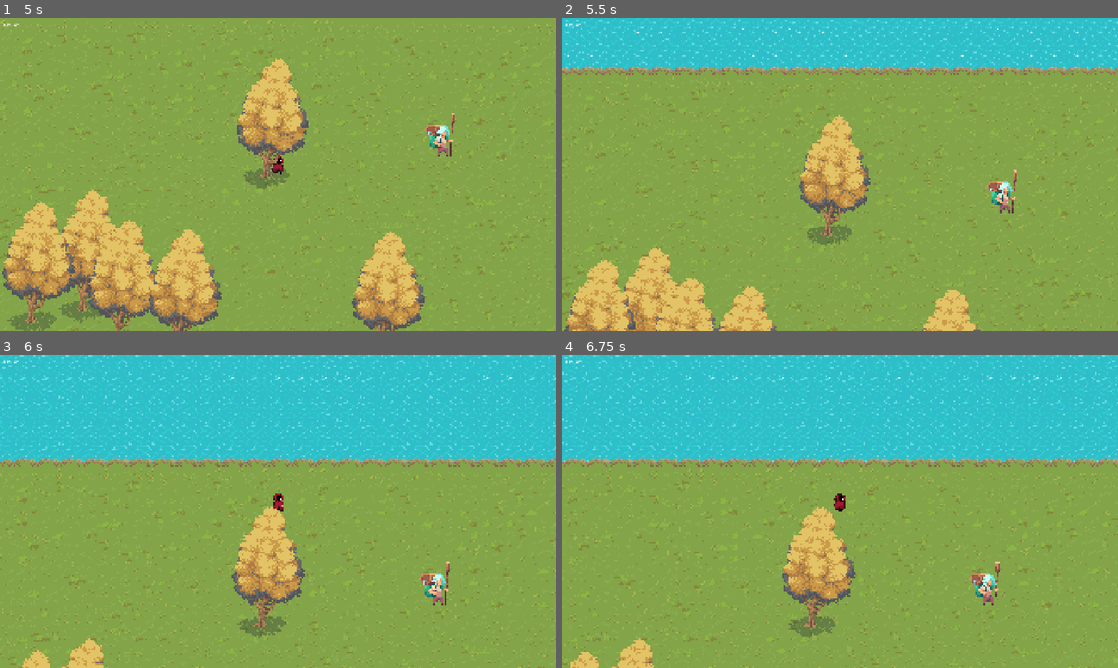
Above: before the commit, frames 1-4 (two rows, left to right).
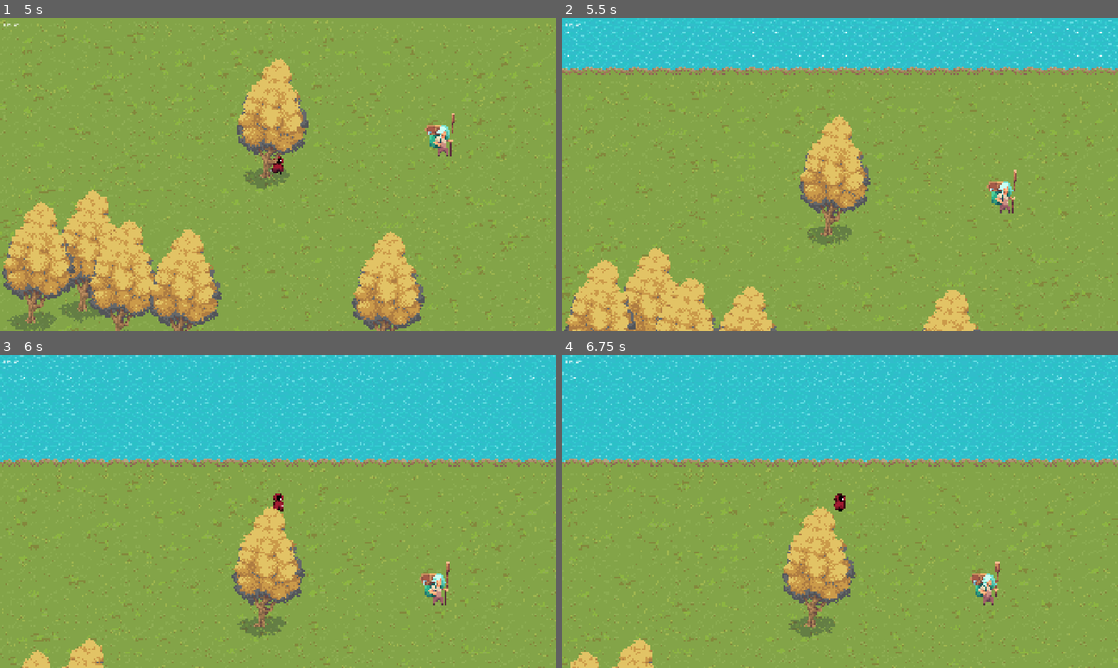
Above: after the commit, the same moments.

Repository: nxtdv/projectb_godot
Game: Godot game, scene res://scenes/main.tscn
Same seed, same stepped clock (60 frames per second), same inputs: the game is played once before the commit and once after it.
Inputs (mouse positions are in pixels of both pictures, inside the frame that each line leads up to):
- Up to frame 1 (5 s): move the mouse to (250, 237) at 0.52 s; hold Shift (Sprint) 0.53-1.28 s; hold W (Up) 0.53-2.03 s; click (250, 237) at 0.6 s; move the mouse to (444, 221) at 1.27 s; tap Shift (Sprint) at 1.35 s; click (444, 221) at 1.55 s; move the mouse to (111, 127) at 2.02 s; hold Shift (Sprint) 2.03-2.78 s; hold A (Left) 2.03-3.53 s; click (111, 127) at 2.1 s; move the mouse to (305, 174) at 2.77 s; tap E (Interact) at 2.85 s; click (305, 174) at 3.05 s; move the mouse to (194, 96) at 3.52 s; hold S (Down) 3.53-4.28 s; hold Shift (Sprint) 3.53-4.28 s; move the mouse to (400, 158) at 4.27 s; hold D (Right) from 4.28 s (still down); click (400, 158) at 4.35 s
- Up to frame 2 (5.5 s): move the mouse to (728, 190) at 5.02 s; release D (Right) at 5.03 s; hold W (Up) from 5.03 s (still down); hold Shift (Sprint) from 5.03 s (still down)
- Up to frame 3 (6 s): move the mouse to (333, 442) at 5.77 s; release W (Up) at 5.78 s; release Shift (Sprint) at 5.78 s; hold D (Right) from 5.78 s (still down); click (333, 442) at 5.85 s
- Up to frame 4 (6.75 s): keep holding D (Right); move the mouse to (812, 574) at 6.52 s; hold Shift (Sprint) from 6.53 s (still down); tap E (Interact) at 6.6 s

Frame 1 is identical in both runs. In frame 2, 0.4% of the frame differs, in the area x 0-100%, y 0-15%; in frame 3, 0.7%; in frame 4, 0.8%, in the area x 0-100%, y 0-32%.

Commit message:
feat(player): enhance player controller with animations, sound, and state management
- added comprehensive player state management for movement, sprinting, and attacking
- improved material-based footstep sound detection with caching optimization
- refined animation logic with state-driven transitions and event-based footstep triggers
- introduced movement locking during attacks and improved sprite flipping
- added robust error handling for missing dependencies like AnimationPlayer and Sprite2D
- updated tile material lookup with position caching for performance boost
- enhanced code readability and maintainability with modular, documented methods

Diff:
--- a/scripts/player.gd
+++ b/scripts/player.gd
@@ -1,87 +1,229 @@
 extends CharacterBody2D
+
+## Player Controller
+##
+## Handles player movement, animations, and footstep audio based on surface materials.
+## Supports walking, sprinting, and attacking with proper state management.
+##
+## Features:
+## - Movement with walk/sprint speeds
+## - Surface material detection for footstep sounds
+## - Attack system with movement lockout
+## - Animation state management
+## - Automatic sprite flipping based on movement direction
+##
+## Requirements:
+## - AnimationPlayer with "idle", "walk", "sprint", and "attack" animations
+## - Footstep animation events calling _on_footstep_left() and _on_footstep_right()
+## - TileMap with custom data "material" for surface detection
+## - AudioManager autoload for footstep sounds
 
 @onready var sprite_2d: Sprite2D = $Sprite2D
 @onready var animation_player: AnimationPlayer = $AnimationPlayer
 @onready var tile_map_layer: TileMapLayer = $"../TilemapLayers/TileMapLayer"
-const WALK_SPEED: float                   = 100.0
-const SPRINT_SPEED: float                 = 250.0
-const FALLBACK_MATERIAL: String           = "grass"
-var is_attacking: bool                    = false
-var can_move: bool                        = true
-
-
+## Movement speeds
+const WALK_SPEED: float   = 100.0
+const SPRINT_SPEED: float = 250.0
+## Fallback surface material when none is detected
+const FALLBACK_MATERIAL: String = "grass"
+## Player state flags
+var is_attacking: bool = false
+var can_move: bool     = true
+## Current movement state for footstep detection
+var _current_movement_state: String = "idle"
+## Cache for the last detected surface material to avoid unnecessary lookups
+var _cached_surface_material: String = FALLBACK_MATERIAL
+var _last_tile_position: Vector2i    = Vector2i.MAX  # Invalid position to force initial check
+
+
+## Initialize player and validate dependencies
 func _ready() -> void:
 	add_to_group("player")
+	_connect_signals()
+	_validate_dependencies()
+
+
+## Connect necessary signals with error handling
+func _connect_signals() -> void:
+	if not animation_player:
+		push_error("AnimationPlayer node not found at path '$AnimationPlayer'")
+		return
+
 	if not animation_player.animation_finished.is_connected(_on_animation_player_animation_finished):
 		animation_player.animation_finished.connect(_on_animation_player_animation_finished)
 
+
+## Validate required node dependencies
+func _validate_dependencies() -> void:
 	if not tile_map_layer:
-		push_error("TileMapLayer introuvable au chemin '../TilemapLayers/TileMapLayer'")
-
-
+		push_error("TileMapLayer not found at path '../TilemapLayers/TileMapLayer'")
+		push_error("Surface material detection will use fallback material: " + FALLBACK_MATERIAL)
+
+	if not sprite_2d:
+		push_error("Sprite2D node not found - sprite flipping will not work")
+
+	if not animation_player:
+		push_error("AnimationPlayer node not found - animations will not work")
+
+
+## Main physics update loop
+## @param _delta: Time elapsed since last frame (unused)
 func _physics_process(_delta: float) -> void:
-	if Input.is_action_just_pressed("Attack") and not is_attacking and can_move:
+	# Handle attack input
+	if Input.is_action_just_pressed("Attack") and _can_attack():
 		_start_attack()
 		return
 
-	# If attacking or cannot move, skip movement handling
-	if is_attacking or not can_move:
+	# Skip movement if player cannot move
+	if not _can_move_freely():
 		return
 
 	_handle_movement()
 
 
+## Check if player can initiate an attack
+## @return: True if the player can attack, false otherwise
+func _can_attack() -> bool:
+	return not is_attacking and can_move
+
+
+## Check if player can move freely
+## @return: True if the player can move, false otherwise
+func _can_move_freely() -> bool:
+	return not is_attacking and can_move
+
+
+## Handle player movement, animations, and physics
 func _handle_movement() -> void:
 	var input_vector: Vector2 = Input.get_vector("Left", "Right", "Up", "Down")
-	var is_sprinting: bool    = Input.is_action_pressed("Sprint")
+	var is_sprinting: bool    = Input.is_action_pressed("Sprint") and input_vector != Vector2.ZERO
 
 	# Apply velocity
-	velocity = input_vector.normalized() * (SPRINT_SPEED if is_sprinting else WALK_SPEED)
-
-	# Flip sprite
-	if velocity.x != 0.0:
-		sprite_2d.flip_h = velocity.x < 0.0
-
-	# Play animations
+	velocity = input_vector.normalized() * _get_movement_speed(is_sprinting)
+
+	# Update sprite direction
+	_update_sprite_direction(velocity.x)
+
+	# Update animations based on movement state
+	_update_movement_animation(input_vector, is_sprinting)
+
+	# Move the character
+	move_and_slide()
+
+
+## Get movement speed based on sprinting state
+## @param is_sprinting: Whether the player is sprinting
+## @return: The appropriate movement speed
+func _get_movement_speed(is_sprinting: bool) -> float:
+	return SPRINT_SPEED if is_sprinting else WALK_SPEED
+
+
+## Update sprite horizontal flip based on movement direction
+## @param velocity_x: The horizontal component of velocity
+func _update_sprite_direction(velocity_x: float) -> void:
+	if sprite_2d and velocity_x != 0.0:
+		sprite_2d.flip_h = velocity_x < 0.0
+
+
+## Update movement animations based on input and state
+## @param input_vector: The current input direction vector
+## @param is_sprinting: Whether the player is sprinting
+func _update_movement_animation(input_vector: Vector2, is_sprinting: bool) -> void:
+	if not animation_player:
+		return
+
+	var target_animation: String
+
 	if input_vector == Vector2.ZERO:
-		animation_player.play("idle")
+		target_animation = "idle"
+		_current_movement_state = "idle"
+	elif is_sprinting:
+		target_animation = "sprint"
+		_current_movement_state = "sprint"
 	else:
-		animation_player.play("sprint" if is_sprinting else "walk")
-
-	move_and_slide()
-
-
+		target_animation = "walk"
+		_current_movement_state = "walk"
+
+	# Only change animation if it's different from current
+	if animation_player.current_animation != target_animation:
+		animation_player.play(target_animation)
+
+
+## Called by animation events when left foot hits the ground
 func _on_footstep_left() -> void:
-	"""Appelée par l'Animation Event quand le pied gauche touche le sol"""
 	_play_footstep()
 
 
+## Called by animation events when right foot hits the ground
 func _on_footstep_right() -> void:
-	"""Appelée par l'Animation Event quand le pied droit touche le sol"""
 	_play_footstep()
 
 
+## Play footstep sound based on current surface and movement state
 func _play_footstep() -> void:
+	# Only play footsteps during movement animations
+	if _current_movement_state == "idle":
+		return
+
 	var surface_material: String = _get_current_material()
-	var is_running: bool         = animation_player.current_animation == "sprint"
+	var is_running: bool         = _current_movement_state == "sprint"
+
+	# Use FootstepManager instead of AudioManager for consistency
 	AudioManager.play_footstep_sound(surface_material, is_running, global_position)
 
 
+## Get current surface material with caching optimization
+## @return: The current surface material string, or fallback material if none found
 func _get_current_material() -> String:
 	if not tile_map_layer:
 		return FALLBACK_MATERIAL
 
-	var tile_data: TileData = tile_map_layer.get_cell_tile_data(tile_map_layer.local_to_map(tile_map_layer.to_local(global_position)))
-
-	return str(tile_data.get_custom_data("material")) if tile_data else FALLBACK_MATERIAL
-
-
+	# Get current tile position
+	var current_tile_pos: Vector2i = tile_map_layer.local_to_map(tile_map_layer.to_local(global_position))
+
+	# Use cached material if we're still on the same tile
+	if current_tile_pos == _last_tile_position:
+		return _cached_surface_material
+
+	# Update cache
+	_last_tile_position = current_tile_pos
+
+	# Get tile data and extract material
+	var tile_data: TileData = tile_map_layer.get_cell_tile_data(current_tile_pos)
+
+	if tile_data and tile_data.get_custom_data("material"):
+		_cached_surface_material = str(tile_data.get_custom_data("material"))
+	else:
+		_cached_surface_material = FALLBACK_MATERIAL
+
+	return _cached_surface_material
+
+
+## Start attack sequence with movement lockout
 func _start_attack() -> void:
 	is_attacking = true
 	velocity = Vector2.ZERO
-	animation_player.play("attack")
-
-
+	_current_movement_state = "attacking"
+
+	if animation_player:
+		animation_player.play("attack")
+	else:
+		# Fallback if no AnimationPlayer - end attack immediately
+		push_warning("No AnimationPlayer found - attack animation skipped")
+		_end_attack()
+
+
+## End attack sequence and restore normal state
+func _end_attack() -> void:
+	is_attacking = false
+	_current_movement_state = "idle"
+
+
+## Handle animation finished events
+## @param animation_name: Name of the animation that finished
 func _on_animation_player_animation_finished(animation_name: String) -> void:
-	if animation_name == "attack":
-		is_attacking = false
+	match animation_name:
+		"attack":
+			_end_attack()
+		_:
+			pass  # Handle other animations if needed
